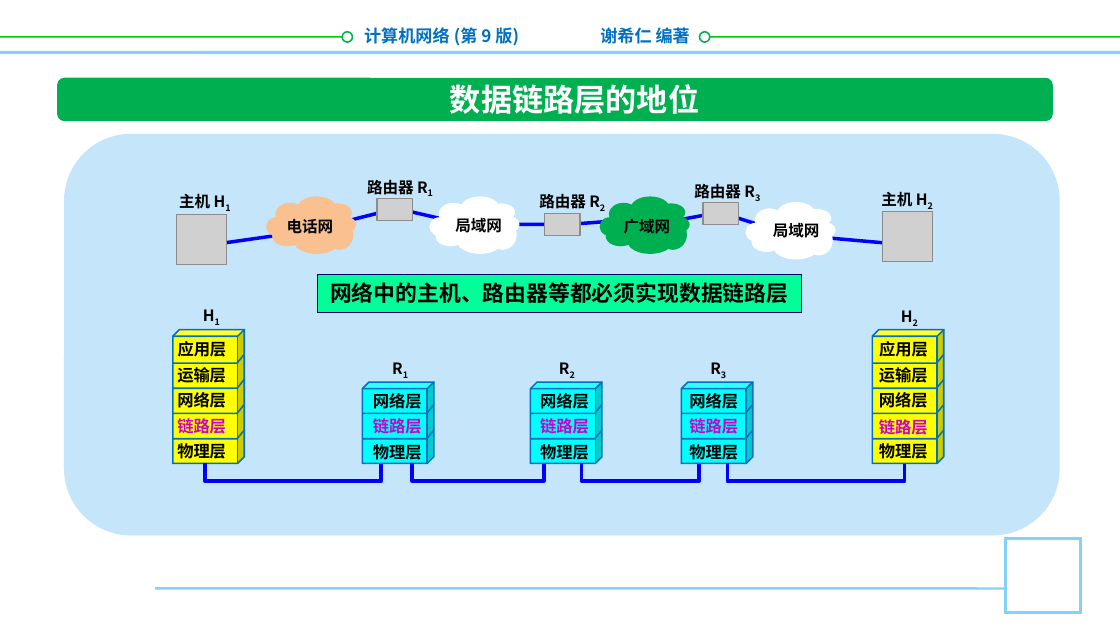
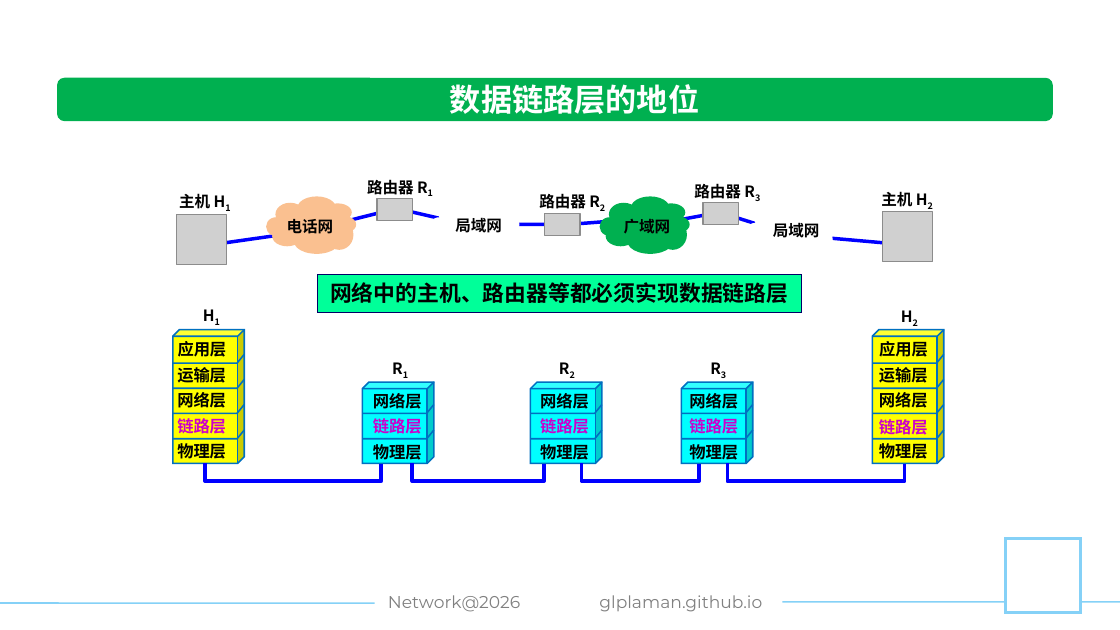
Before and after one commit to glplaman/glplaman.github.io, a slide deck: slide 4 of network/ppt/52785PPT课件/第3章.pptx. Drawn at 1120x630 pixels with LibreOffice and Linux fonts; fonts in the diff are those of the drawing; grey boxes stand for pictures; background and template pictures are left out. Boxes give left, top, right and bottom in pixels: in the first picture for what was removed or moved away, otherwise in the second. Text is boxed around its words. In the diff, an @@ line names an element or a change of style, - is before the commit and + after.

Commit message:
network

```diff
--- a/network/ppt/52785PPT课件/第3章.pptx
+++ b/network/ppt/52785PPT课件/第3章.pptx
@@ text removed at [364,27,519,46] @@
-计算机网络 (第 9 版)
@@ text removed at [600,25,690,48] @@
-谢希仁 编著
@@ line removed from (0, 53) to (1120, 53) @@
@@ line removed from (0, 37) to (347, 37) @@
@@ ellipse removed at [342,31,352,41] @@
@@ line removed from (700, 37) to (1120, 37) @@
@@ ellipse removed at [700,31,710,41] @@
@@ rounded rectangle removed at [64,134,1060,536] @@
@@ line removed from (156, 588) to (1006, 588) @@
@@ text added at [388,595,520,612], 11 pt, text #808080 @@
+Network@2026
@@ text added at [599,595,762,612], 11 pt, text #808080 @@
+glplaman.github.io
@@ line added from (0, 603) to (396, 603), #85D1F7 1 pt @@
@@ line added from (724, 601) to (1120, 601), #85D1F7 1 pt @@
```
Also in this commit, not shown: 134 other slides changed, 9 other files.
